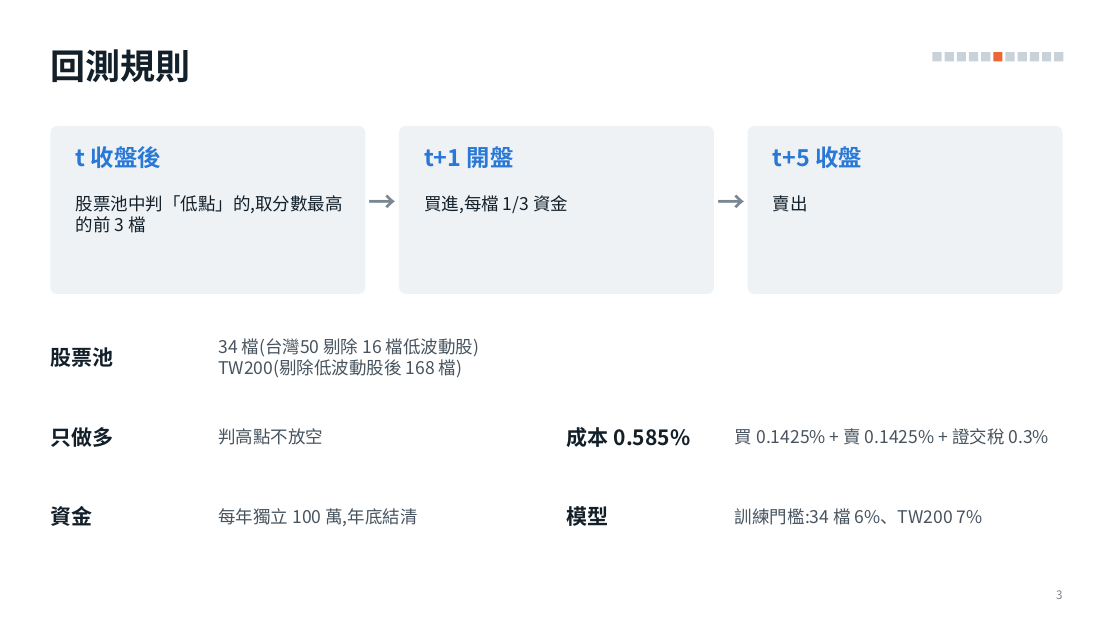
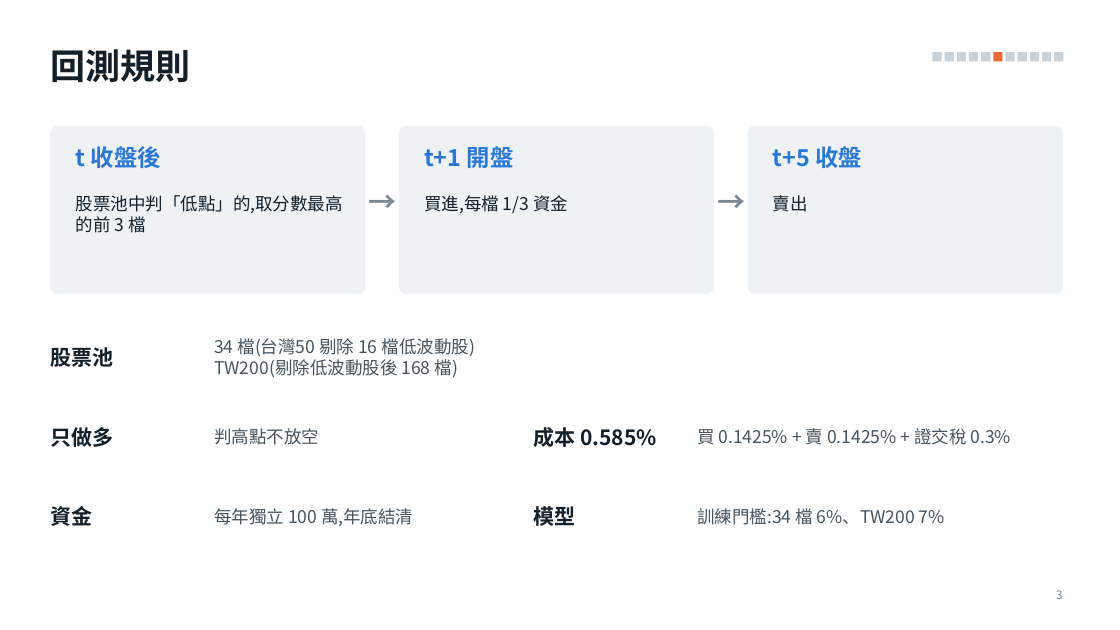
Before and after one commit to alextixu/fcukproject, a slide deck: slide 3 of method_kline_peak/report/kline_peak_report.pptx. Drawn at 1120x630 pixels with LibreOffice and Linux fonts; fonts in the diff are those of the drawing. Boxes give left, top, right and bottom in pixels: in the first picture for what was removed or moved away, otherwise in the second. Text is boxed around its words. In the diff, an @@ line names an element or a change of style, - is before the commit and + after.

```diff
--- a/method_kline_peak/report/kline_peak_report.pptx
+++ b/method_kline_peak/report/kline_peak_report.pptx
@@ text "34 檔(台灣50 剔除 16 檔低波動股)": place and size @@
-text "34 檔(台灣50 剔除 16 檔低波動股)" at <box>218,338,479,378</box>
+text "34 檔(台灣50 剔除 16 檔低波動股)" at <box>214,338,475,378</box>
@@ text "判高點不放空": place and size @@
-text "判高點不放空" at <box>218,428,323,445</box>
+text "判高點不放空" at <box>214,428,319,445</box>
@@ text "成本 0.585%": place and size @@
-text "成本 0.585%" at <box>567,427,691,447</box>
+text "成本 0.585%" at <box>533,427,657,447</box>
@@ text "買 0.1425% + 賣 0.1425% ...": place and size @@
-text "買 0.1425% + 賣 0.1425% ..." at <box>735,428,1048,445</box>
+text "買 0.1425% + 賣 0.1425% ..." at <box>697,428,1011,445</box>
@@ text "每年獨立 100 萬,年底結清": place and size @@
-text "每年獨立 100 萬,年底結清" at <box>218,508,417,526</box>
+text "每年獨立 100 萬,年底結清" at <box>214,508,413,526</box>
@@ text "模型": place and size @@
-text "模型" at <box>567,504,609,530</box>
+text "模型" at <box>533,504,575,530</box>
@@ text "訓練門檻:34 檔 6%、TW200 7%": place and size @@
-text "訓練門檻:34 檔 6%、TW200 7%" at <box>735,508,983,525</box>
+text "訓練門檻:34 檔 6%、TW200 7%" at <box>697,508,945,525</box>
```
Also in this commit, not shown: 3 other slides changed, 5 other files.
